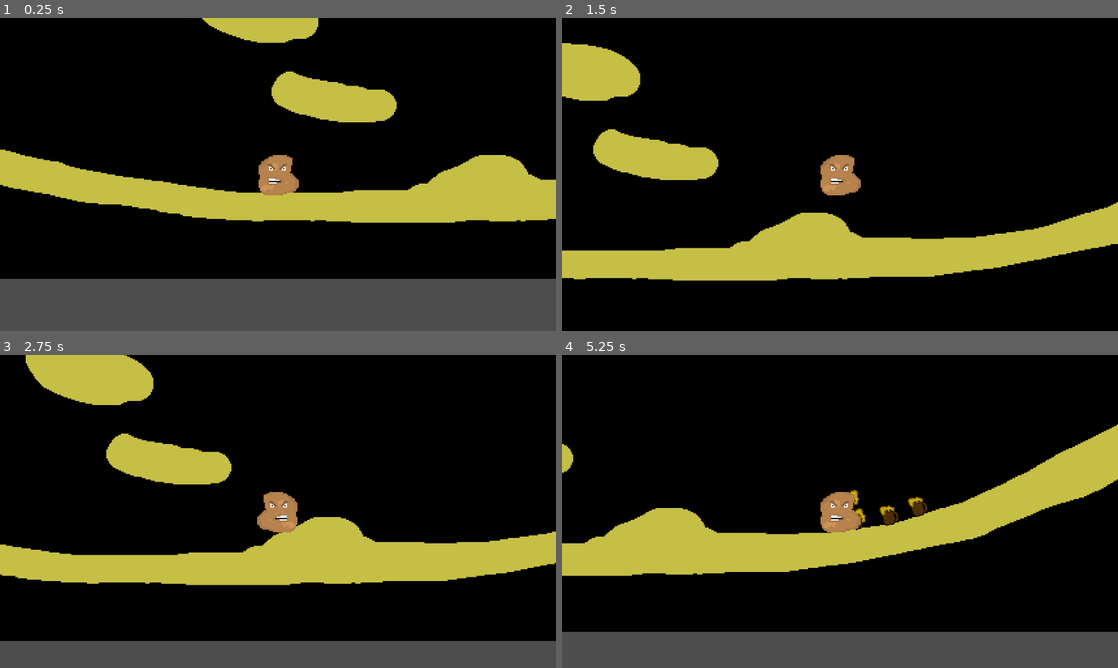
Above: before the commit, frames 1-4 (two rows, left to right).
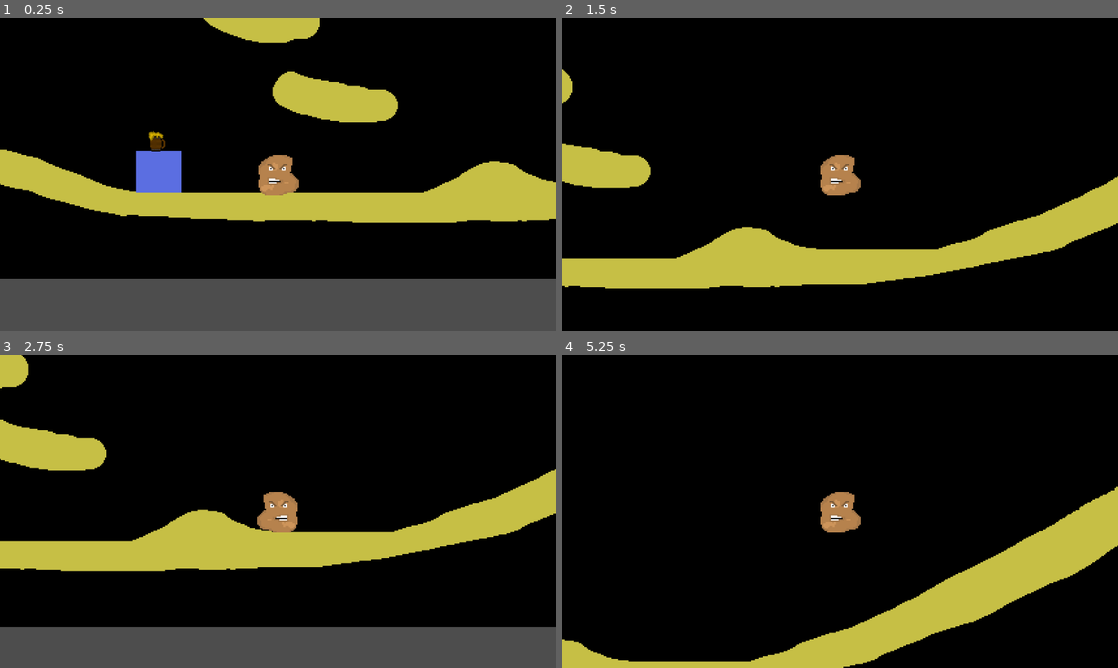
Above: after the commit, the same moments.

Repository: d0ctajones/gmtk-nugget
Game: Godot game, scene res://main.tscn
Two runs of this game, one before a commit and one after it. Both use one fixed random seed, a clock stepped at 60 frames per second and the inputs below.
Inputs (mouse positions are in pixels of both pictures, inside the frame that each line leads up to):
- Up to frame 1 (0.25 s): no input
- Up to frame 2 (1.5 s): tap Enter at 0.5 s; move the mouse to (962, 158) at 0.52 s; hold Space (jump) 0.53-1.28 s; hold D (move_right) from 0.53 s (still down); click (962, 158) at 0.6 s; move the mouse to (728, 190) at 1.27 s; tap Space (jump) at 1.35 s
- Up to frame 3 (2.75 s): tap Space (jump) at 1.52, 1.82 s; click (166, 527) at 1.55 s; move the mouse to (333, 442) at 2.02 s; release D (move_right) at 2.03 s; hold A (move_left) from 2.03 s (still down); hold Space (jump) from 2.03 s (still down); click (333, 442) at 2.1 s
- Up to frame 4 (5.25 s): move the mouse to (812, 574) at 2.77 s; release A (move_left) at 2.78 s; release Space (jump) at 2.78 s; hold D (move_right) 2.78-4.28 s; click (812, 574) at 2.85 s; tap Space (jump) at 3.02, 3.32, 4.52, 4.82 s; move the mouse to (1006, 558) at 3.52 s; hold Space (jump) 3.53-4.28 s; move the mouse to (673, 464) at 4.27 s; hold A (move_left) 4.28-5.03 s; click (673, 464) at 4.35 s; move the mouse to (867, 511) at 5.02 s; hold D (move_right) from 5.03 s (still down); hold Space (jump) from 5.03 s (still down); click (867, 511) at 5.1 s

The runs differ from the first frame. In frame 1, 3.3% of the frame differs, in the area x 0-100%, y 0-66%; in frame 2, 12%; in frame 3, 26%; in frame 4, 33%, in the area x 0-100%, y 22-100%.

Commit message:
pretty fun kick thing. go away lerp

Diff:
--- a/level/level.tscn
+++ b/level/level.tscn
@@ -12,16 +12,17 @@
 [node name="Level" type="StaticBody2D"]
 
 [node name="Sprite2D" type="Sprite2D" parent="."]
+position = Vector2(1, 0)
 texture = ExtResource("1")
 
 [node name="PlayerSpawn" type="Marker2D" parent="."]
 position = Vector2(-66, 866)
 
 [node name="CollisionPolygon2D" type="CollisionPolygon2D" parent="."]
-polygon = PackedVector2Array(-25, 895, -2, 892, 35, 892, 39, 888, 50, 887, 61, 879, 69, 876, 79, 871, 90, 866, 108, 866, 116, 869, 121, 874, 126, 881, 135, 885, 164, 885, 164, 915, -72, 916, -72, 895)
+polygon = PackedVector2Array(-25, 895, 46, 895, 63, 886, 81, 877, 92, 872, 107, 872, 118, 876, 135, 885, 164, 888, 164, 915, -72, 916, -72, 895)
 
 [node name="CollisionPolygon2D2" type="CollisionPolygon2D" parent="."]
-polygon = PackedVector2Array(-71, 895, -97, 895, -110, 893, -128, 890, -151, 887, -181, 883, -242, 870, -265, 864, -266, 885, -71, 918)
+polygon = PackedVector2Array(-71, 895, -181, 895, -222, 881, -265, 864, -266, 885, -71, 918)
 
 [node name="CollisionPolygon2D3" type="CollisionPolygon2D" parent="."]
 polygon = PackedVector2Array(25, 824, 23, 820, 20, 817, 16, 815, 4, 815, 2, 814, 0, 813, -4, 812, -11, 812, -16, 810, - …(319 unchanged characters)…
@@ -36,7 +37,7 @@
 polygon = PackedVector2Array(-187, 620, -185, 614, -180, 610, -178, 609, -154, 609, -147, 610, -142, 611, -138, 610, -1 …(260 unchanged characters)…
 
 [node name="CollisionPolygon2D7" type="CollisionPolygon2D" parent="."]
-polygon = PackedVector2Array(202, 885, 221, 885, 238, 882, 265, 879, 285, 873, 315, 864, 337, 856, 364, 843, 392, 847, 375, 874, 230, 907, 182, 915, 163, 915, 164, 885)
+polygon = PackedVector2Array(201, 888, 220, 888, 244, 888, 267, 883, 286, 874, 315, 864, 337, 856, 364, 843, 392, 847, 375, 874, 230, 907, 182, 915, 163, 915, 164, 888)
 
 [node name="CollisionPolygon2D8" type="CollisionPolygon2D" parent="."]
 position = Vector2(0, -1)
@@ -46,7 +47,7 @@
 polygon = PackedVector2Array(-297, 600, -347, 600, -351, 598, -359, 596, -371, 592, -382, 584, -397, 576, -405, 570, -4 …(195 unchanged characters)…
 
 [node name="CollisionPolygon2D10" type="CollisionPolygon2D" parent="."]
-polygon = PackedVector2Array(-504, 495, -465, 496, -402, 490, -329, 475, -289, 464, -245, 434, -245, 428, -244, 420, -249, 412, -255, 408, -264, 407, -291, 419, -288, 422, -294, 431, -348, 445)
+polygon = PackedVector2Array(-507, 486, -465, 489, -402, 484, -328, 472, -290, 461, -245, 434, -245, 428, -244, 420, -249, 412, -255, 408, -264, 407, -291, 419, -288, 422, -294, 431, -348, 445)
 
 [node name="CollisionPolygon2D11" type="CollisionPolygon2D" parent="."]
 polygon = PackedVector2Array(-306, 381, -287, 361, -274, 347, -265, 325, -260, 301, -248, 238, -242, 187, -233, 117, -268, 114, -281, 228, -301, 325, -342, 365)
@@ -82,7 +83,6 @@
 [node name="CollisionShape2D2" type="CollisionShape2D" parent="."]
 position = Vector2(-327.802, -486.902)
 rotation = -0.261799
-scale = Vector2(1, 1)
 shape = SubResource("RectangleShape2D_v4pnq")
 
 [node name="CollisionPolygon2D16" type="CollisionPolygon2D" parent="."]
@@ -96,3 +96,10 @@
 
 [node name="CollisionPolygon2D19" type="CollisionPolygon2D" parent="."]
 polygon = PackedVector2Array(681, 600, 703, 562, 722, 526, 750, 465, 785, 388, 808, 326, 829, 236, 840, 164, 881, 165, 850, 326, 760, 522, 713, 601)
+
+[node name="Beer5" parent="." instance=ExtResource("2_cgi6j")]
+position = Vector2(-159, 854)
+
+[node name="CollisionPolygon2D20" type="CollisionPolygon2D" parent="."]
+position = Vector2(-293, 27)
+polygon = PackedVector2Array(118, 835, 118, 867, 153, 867, 153, 835)
--- /dev/null
+++ b/objects/beer.gd
@@ -0,0 +1,30 @@
+extends RigidBody2D
+
+@export var kickable:bool = false
+
+@export var horiztonal_fly_time: float = 0.1
+
+var DEFAULT_GRAVITY_SCALE = 0.8
+
+func set_kickable(is_kickable):
+    kickable = is_kickable
+
+func kick(kick_power):
+    set_axis_velocity(Vector2.ZERO)
+
+    apply_central_impulse(kick_power)
+
+    gravity_scale = 0
+
+    var timer = Timer.new()
+    timer.name = "gravity_timer"
+    timer.set_one_shot(true)
+    timer.set_wait_time(horiztonal_fly_time)
+    timer.connect('timeout', Callable(timer, 'queue_free'))
+    timer.connect('timeout', Callable(self, '_respect_gravity'))
+
+    add_child(timer)
+    timer.start()
+
+func _respect_gravity():
+    gravity_scale = DEFAULT_GRAVITY_SCALE
--- a/objects/beer.tscn
+++ b/objects/beer.tscn
@@ -1,6 +1,7 @@
-[gd_scene load_steps=3 format=3 uid="uid://p22natcypeo"]
+[gd_scene load_steps=4 format=3 uid="uid://p22natcypeo"]
 
 [ext_resource type="Texture2D" uid="uid://s0ffbdjgo1tq" path="res://objects/beer.png" id="1"]
+[ext_resource type="Script" path="res://objects/beer.gd" id="1_5dthv"]
 
 [sub_resource type="CircleShape2D" id="1"]
 radius = 8.0
@@ -8,6 +9,9 @@
 [node name="Beer" type="RigidBody2D"]
 collision_layer = 16
 collision_mask = 21
+gravity_scale = 0.8
+continuous_cd = 1
+script = ExtResource("1_5dthv")
 
 [node name="Sprite2D" type="Sprite2D" parent="."]
 scale = Vector2(0.5, 0.5)
--- /dev/null
+++ b/player/kicker.gd
@@ -0,0 +1,15 @@
+extends Area2D
+
+
+
+signal update_kick_list(action, body)
+
+func _on_body_entered(body):
+    if body.has_method("set_kickable"):
+        body.set_kickable(true)
+        emit_signal("update_kick_list", "add", body)
+
+func _on_body_exited(body):
+    if body.has_method("set_kickable"):
+        body.set_kickable(false)
+        emit_signal("update_kick_list", "remove", body)
--- a/player/player.gd
+++ b/player/player.gd
@@ -1,16 +1,17 @@
 extends CharacterBody2D
 
-@export var max_ground_speed: float     = 250.0
-@export var ground_acceleration: float  = 30.0
-@export var ground_friction: float      = 50.0
-@export var gravity: float              = 2.0
-@export var max_fall_speed: float       = 700.0
-@export var jump_speed: float           = 350.0
-@export var air_move_speed: float       = 120.0
-@export var air_acceleration: float     = 100.0
-@export var air_friction: float         = 20.0
-@export var vertical_jump_time: float   = 0.25
+@export var max_ground_speed: float     = 300.0
+@export var ground_acceleration: float  = 2500.0
+@export var ground_friction: float      = 2000.0
+@export var gravity: float              = 3000.0
+@export var max_fall_speed: float       = 8000.0
+@export var jump_speed: float           = 400.0
+@export var air_move_speed: float       = 200.0
+@export var air_acceleration: float     = 1000.0
+@export var air_friction: float         = 300.0
+@export var vertical_jump_time: float   = 0.2
 
+@onready var kicker = get_node("Kicker")
 
 # Possible player states
 enum STATES {
@@ -21,7 +22,18 @@
 
 var state = STATES.MOVE
 
+var kick_list = {}
+
+func _ready():
+    $AnimationPlayer.play("move_right")
+
+    $Kicker.update_kick_list.connect(update_kick_list)
+    print(kick_list)
+
 func _physics_process(delta):
+    if Input.is_action_just_pressed("kick"):
+        kick()
+
     match state:
         STATES.MOVE: move_state(delta)
         STATES.JUMP: jump_state(delta)
@@ -29,11 +41,36 @@
 
     move(delta)
 
-func flip_sprite():
-    if velocity.x < 0:
-        $Sprite2D.flip_h = true
-    elif velocity.x > 0:
-        $Sprite2D.flip_h = false
+func flip_sprite(direction):
+    if direction == "left":
+        $AnimationPlayer.play("move_left")
+    elif direction == "right":
+        $AnimationPlayer.play("move_right")
+
+func update_kick_list(action, body):
+    if action ==  "add":
+        kick_list[body.name] = body
+    else:
+        kick_list.erase(body.name)
+
+func kick():
+    var x_direction = 0
+    var kick_x_velocity = 300
+    var kick_y_velocity = -300
+
+    if $AnimationPlayer.current_animation == "move_left":
+        x_direction = -1
+    else:
+        x_direction = 1
+
+    if state in [ STATES.JUMP, STATES.FALL ]:
+        kick_y_velocity = -150
+    elif state == STATES.MOVE:
+        if velocity.x == 0:
+            kick_x_velocity = 0
+
+    for body in kick_list.values():
+        body.kick(Vector2(x_direction * kick_x_velocity, kick_y_velocity))
 
 ################################################################################
 # State Functions
@@ -43,16 +80,17 @@
 
     if Input.is_action_pressed("move_right"):
         input_vector.x = 1.0
+        flip_sprite("right")
     if Input.is_action_pressed("move_left"):
         input_vector.x = -1.0
+        flip_sprite("left")
 
     if input_vector != Vector2.ZERO:
         # Accelerate in the direction of the input_vector.x value
-        velocity.x = lerp(velocity.x, input_vector.x * max_ground_speed, ground_acceleration * delta)
-        flip_sprite()
+        velocity.x = move_toward(velocity.x, input_vector.x * max_ground_speed, ground_acceleration * delta)
     else:
         # Steadily apply ground_friction until x-axis speed is 0
-        velocity.x = lerp(velocity.x, 0.0, ground_friction * delta)
+        velocity.x = move_toward(velocity.x, 0, ground_friction * delta)
 
     # Limit to max groundspeed
     velocity.x = clamp(velocity.x, -max_ground_speed, max_ground_speed)
@@ -61,25 +99,25 @@
         state = STATES.JUMP
 
 func jump_state(delta):
-    if Input.is_action_pressed("jump"):
-        if has_node("jump_timer"):
-            pass
-        else:
-            add_jump_timer()
+    if has_node("jump_timer"):
+        pass
+    else:
+        add_jump_timer()
 
     var input_vector = Vector2.ZERO
 
     # Allow player to preserve momentum by holding a direction
     if Input.is_action_pressed("move_right"):
         input_vector.x = 1.0
+        flip_sprite("right")
     if Input.is_action_pressed("move_left"):
         input_vector.x = -1.0
+        flip_sprite("left")
 
     if input_vector != Vector2.ZERO:
-        velocity.x = lerp(velocity.x, input_vector.x * max_ground_speed, ground_acceleration * delta)
-        flip_sprite()
+        velocity.x = move_toward(velocity.x, input_vector.x * max_ground_speed, ground_acceleration * delta)
     else:
-        velocity.x = lerp(velocity.x, 0.0, ground_friction * delta)
+        velocity.x = move_toward(velocity.x, 0, air_friction * delta)
 
     velocity.y = -jump_speed
     velocity.x = clamp(velocity.x, -max_ground_speed, max_ground_speed)
@@ -97,13 +135,15 @@
 
     if Input.is_action_pressed("move_right"):
         input_vector.x = 1.0
+        flip_sprite("right")
     if Input.is_action_pressed("move_left"):
         input_vector.x = -1.0
+        flip_sprite("left")
 
     if input_vector != Vector2.ZERO:
-        velocity.x = lerp(velocity.x, input_vector.x * air_move_speed, air_acceleration * delta)
+        velocity.x = move_toward(velocity.x, input_vector.x * air_move_speed, air_acceleration * delta)
     else:
-        velocity.x = lerp(velocity.x, 0.0, air_friction * delta)
+        velocity.x = move_toward(velocity.x, 0, air_friction * delta)
 
     velocity.x = clamp(velocity.x, -air_move_speed, air_move_speed)
 
@@ -115,8 +155,8 @@
         # Don't apply gravity if currently jumping or touching the floor
         return
 
-    velocity.y = lerp(velocity.y, max_fall_speed, gravity * delta)
-    velocity.y = clamp(velocity.y, 0, max_fall_speed)
+    velocity.y = move_toward(velocity.y, max_fall_speed, gravity * delta)
+    velocity.y = clamp(velocity.y, -jump_speed, max_fall_speed)
 
 
 func move(delta):
--- a/player/player.tscn
+++ b/player/player.tscn
@@ -1,7 +1,89 @@
-[gd_scene load_steps=3 format=3 uid="uid://cvapdktyp4vkh"]
+[gd_scene load_steps=9 format=3 uid="uid://cvapdktyp4vkh"]
 
 [ext_resource type="Texture2D" uid="uid://b2n23ai5jm8tc" path="res://player/player.png" id="1"]
 [ext_resource type="Script" path="res://player/player.gd" id="2"]
+[ext_resource type="Script" path="res://player/kicker.gd" id="3_njfak"]
+
+[sub_resource type="Animation" id="Animation_wiqf7"]
+resource_name = "move_left"
+loop_mode = 1
+tracks/0/type = "value"
+tracks/0/imported = false
+tracks/0/enabled = true
+tracks/0/path = NodePath("Sprite2D:flip_h")
+tracks/0/interp = 1
+tracks/0/loop_wrap = true
+tracks/0/keys = {
+"times": PackedFloat32Array(0),
+"transitions": PackedFloat32Array(1),
+"update": 1,
+"values": [true]
+}
+tracks/1/type = "value"
+tracks/1/imported = false
+tracks/1/enabled = true
+tracks/1/path = NodePath("Kicker/CollisionShape2D:position")
+tracks/1/interp = 1
+tracks/1/loop_wrap = true
+tracks/1/keys = {
+"times": PackedFloat32Array(0),
+"transitions": PackedFloat32Array(1),
+"update": 0,
+"values": [Vector2(-16.875, 4)]
+}
+
+[sub_resource type="Animation" id="Animation_fqtnn"]
+resource_name = "move_right"
+loop_mode = 1
+tracks/0/type = "value"
+tracks/0/imported = false
+tracks/0/enabled = true
+tracks/0/path = NodePath("Sprite2D:flip_h")
+tracks/0/interp = 1
+tracks/0/loop_wrap = true
+tracks/0/keys = {
+"times": PackedFloat32Array(0),
+"transitions": PackedFloat32Array(1),
+"update": 1,
+"values": [false]
+}
+tracks/1/type = "value"
+tracks/1/imported = false
+tracks/1/enabled = true
+tracks/1/path = NodePath("Kicker/CollisionShape2D:position")
+tracks/1/interp = 1
+tracks/1/loop_wrap = true
+tracks/1/keys = {
+"times": PackedFloat32Array(0),
+"transitions": PackedFloat32Array(1),
+"update": 0,
+"values": [Vector2(16, 4)]
+}
+
+[sub_resource type="Animation" id="Animation_ydfxi"]
+length = 0.001
+tracks/0/type = "value"
+tracks/0/imported = false
+tracks/0/enabled = true
+tracks/0/path = NodePath("Kicker/CollisionShape2D:position")
+tracks/0/interp = 1
+tracks/0/loop_wrap = true
+tracks/0/keys = {
+"times": PackedFloat32Array(0),
+"transitions": PackedFloat32Array(1),
+"update": 0,
+"values": [Vector2(17, 7.25)]
+}
+
+[sub_resource type="AnimationLibrary" id="AnimationLibrary_m3rho"]
+_data = {
+"RESET": SubResource("Animation_ydfxi"),
+"move_left": SubResource("Animation_wiqf7"),
+"move_right": SubResource("Animation_fqtnn")
+}
+
+[sub_resource type="RectangleShape2D" id="RectangleShape2D_8f64o"]
+size = Vector2(26.25, 23.25)
 
 [node name="Player" type="CharacterBody2D"]
 collision_layer = 4
@@ -20,3 +102,20 @@
 
 [node name="Camera2D" type="Camera2D" parent="."]
 zoom = Vector2(3, 3)
+
+[node name="AnimationPlayer" type="AnimationPlayer" parent="."]
+libraries = {
+"": SubResource("AnimationLibrary_m3rho")
+}
+
+[node name="Kicker" type="Area2D" parent="."]
+collision_layer = 16
+collision_mask = 16
+script = ExtResource("3_njfak")
+
+[node name="CollisionShape2D" type="CollisionShape2D" parent="Kicker"]
+position = Vector2(17, 7.25)
+shape = SubResource("RectangleShape2D_8f64o")
+
+[connection signal="body_entered" from="Kicker" to="Kicker" method="_on_body_entered"]
+[connection signal="body_exited" from="Kicker" to="Kicker" method="_on_body_exited"]
--- a/project.godot
+++ b/project.godot
@@ -41,6 +41,11 @@
 "events": [Object(InputEventKey,"resource_local_to_scene":false,"resource_name":"","device":0,"window_id":0,"alt_pressed":false,"shift_pressed":false,"ctrl_pressed":false,"meta_pressed":false,"pressed":false,"keycode":32,"physical_keycode":0,"key_label":0,"unicode":0,"echo":false,"script":null)
 ]
 }
+kick={
+"deadzone": 0.5,
+"events": [Object(InputEventMouseButton,"resource_local_to_scene":false,"resource_name":"","device":-1,"window_id":0,"alt_pressed":false,"shift_pressed":false,"ctrl_pressed":false,"meta_pressed":false,"button_mask":0,"position":Vector2(0, 0),"global_position":Vector2(0, 0),"factor":1.0,"button_index":1,"canceled":false,"pressed":false,"double_click":false,"script":null)
+]
+}
 
 [layer_names]
 
Binary file changed: level/level.aseprite
Binary file changed: level/level.png
